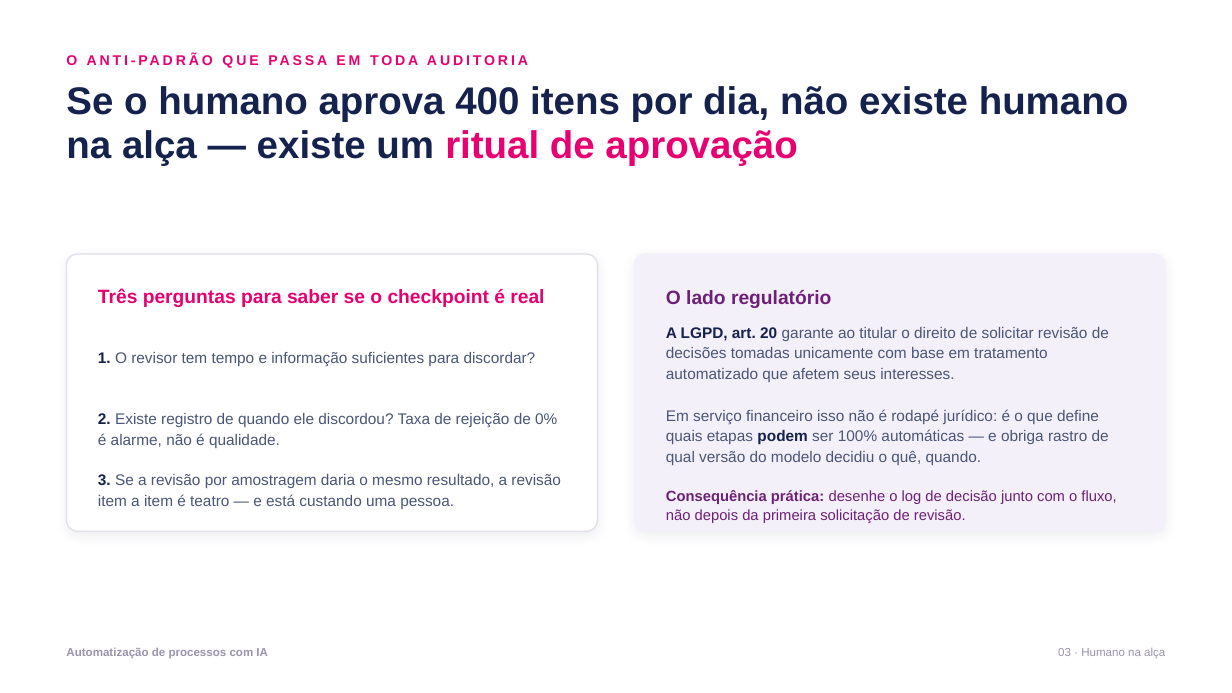
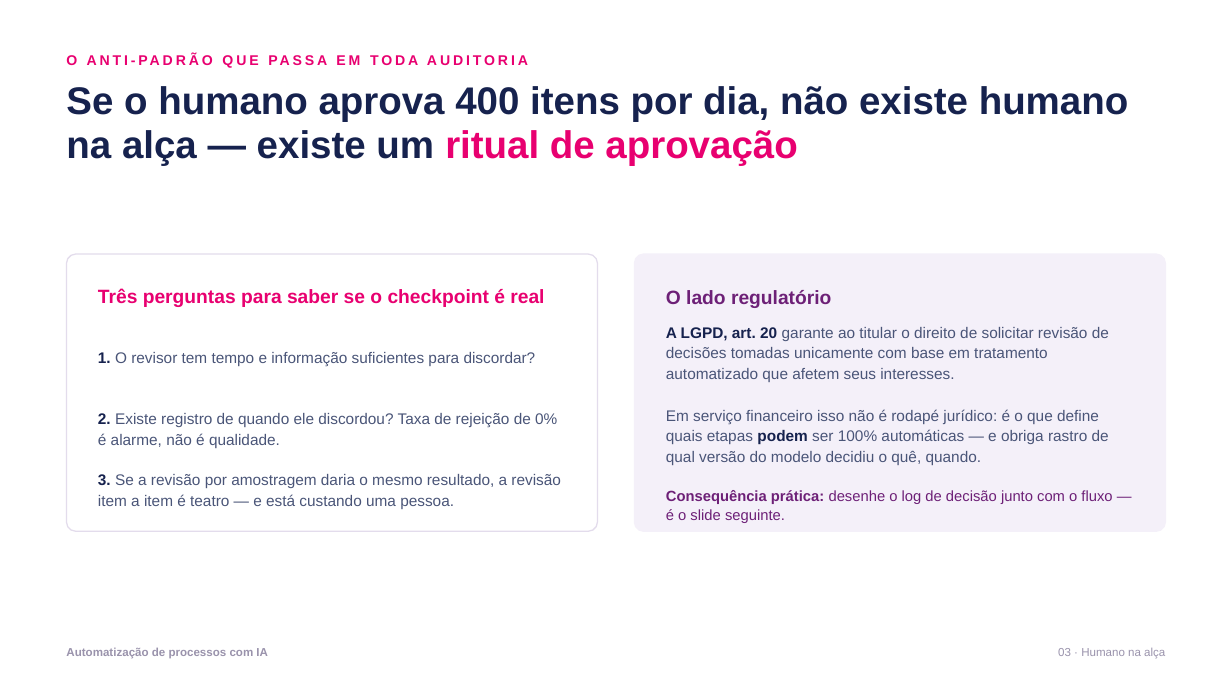
Before and after one commit to gabrcs/casamentos-app, a slide deck: slide 9 of talks/serasa-ia-automacao/deck.pptx (slide 12 before the commit). Drawn at 1232x693 pixels with LibreOffice and Linux fonts; fonts in the diff are those of the drawing. Boxes give left, top, right and bottom in pixels: in the first picture for what was removed or moved away, otherwise in the second. Text is boxed around its words. In the diff, an @@ line names an element or a change of style, - is before the commit and + after.

```diff
--- a/talks/serasa-ia-automacao/deck.pptx
+++ b/talks/serasa-ia-automacao/deck.pptx
@@ rounded rectangle at [635, 254, 1166, 531]: shadow off; proportions changed @@
@@ text at [666, 490, 1112, 523]: text changed @@
-Consequência prática: desenhe o log de decisão junto com o fluxo, não depois da primeira solicitação de revisão.
+Consequência prática: desenhe o log de decisão junto com o fluxo — é o slide seguinte.
```
Also in this commit, not shown: 5 other slides changed, 9 slides added, 13 slides removed, 4 other files.
